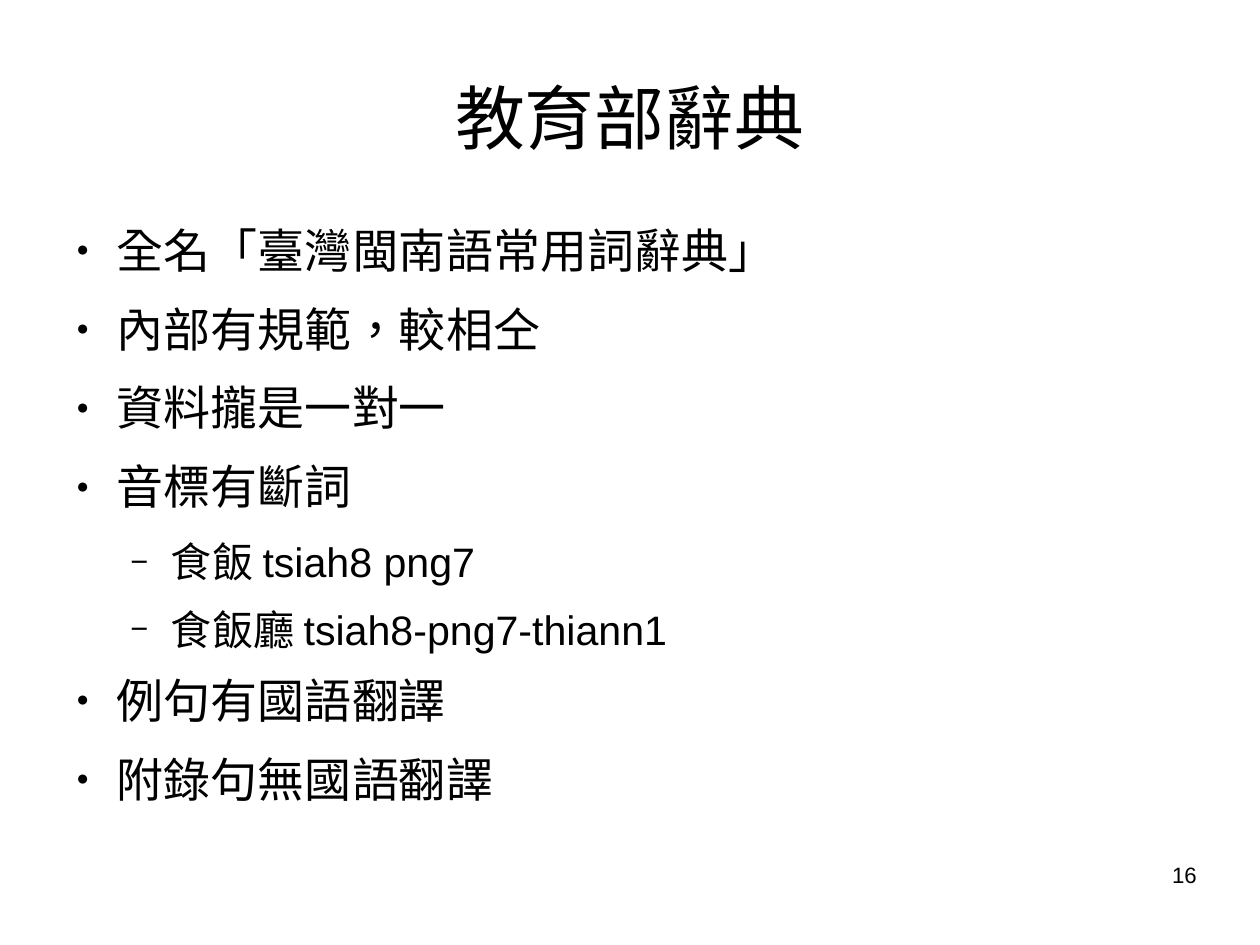
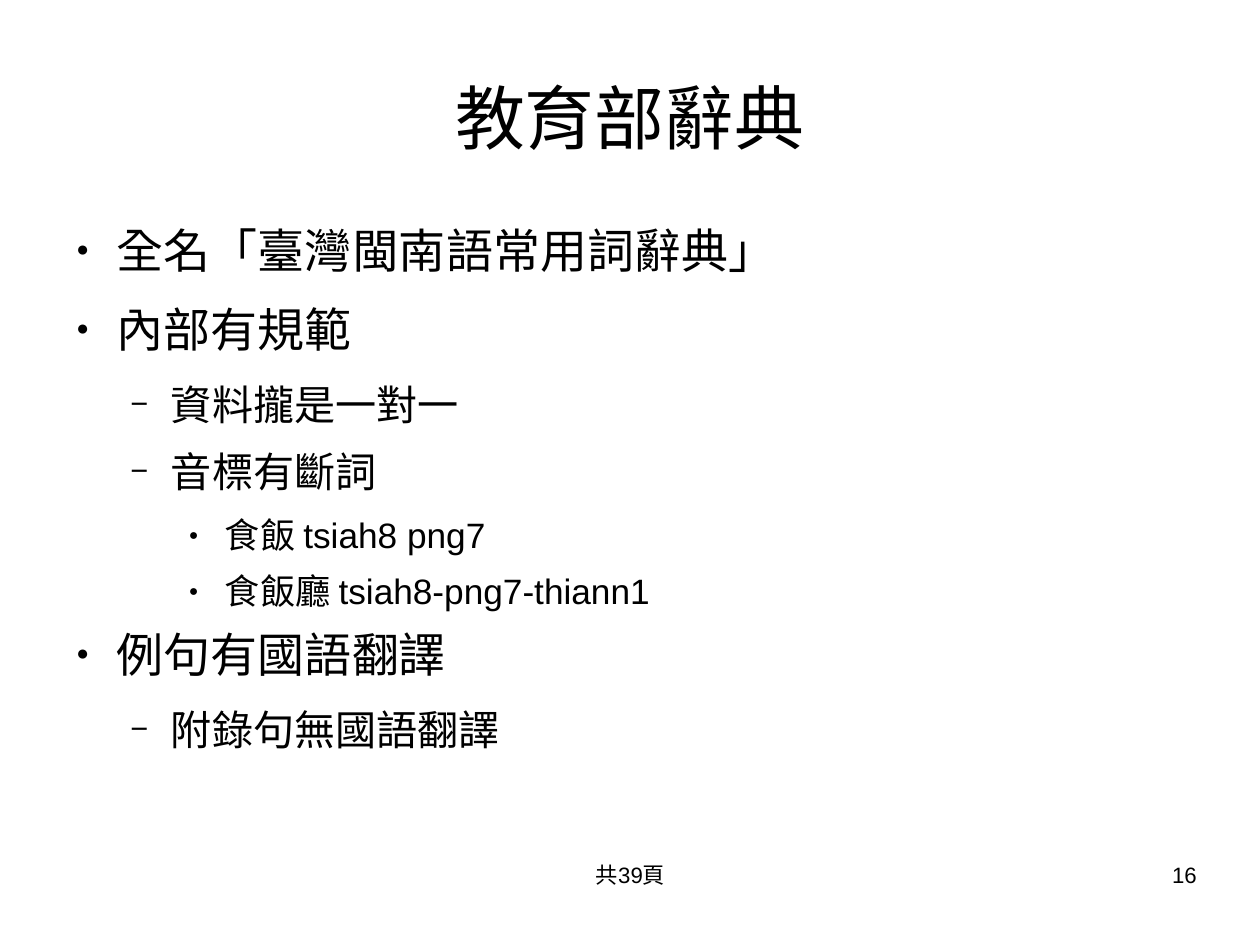
Before and after one commit to sih4sing5hong5/po3-ko3_tau5-iann2-phinn3, a slide deck: slide 16 of 翻譯報告.odp. Drawn at 1260x945 pixels with LibreOffice and Linux fonts; fonts in the diff are those of the drawing. Boxes give left, top, right and bottom in pixels: in the first picture for what was removed or moved away, otherwise in the second. Text is boxed around its words. In the diff, an @@ line names an element or a change of style, - is before the commit and + after.

```diff
--- a/翻譯報告.odp
+++ b/翻譯報告.odp
@@ text at bbox=[117, 307, 352, 351]: text changed @@
-● 內部有規範，較相仝
+● 內部有規範
@@ text at bbox=[171, 385, 650, 749]: size 29.6 to 25.9 pt in "資料攏是一對一", "音標有斷詞", "附錄句無國語翻譯"; size 25.9 to 22.2 pt in "食飯 tsiah8 png7", "食飯廳 tsiah8-png7-thiann1"; bullet ● to −; list level 1 to 2 in "資料攏是一對一"; list level 1 to 2 in "音標有斷詞"; bullet − to ●; list level 2 to 3 in "食飯 tsiah8 png7"; list level 2 to 3 in "食飯廳 tsiah8-png7-thiann1"; list level 1 to 2 in "附錄句無國語翻譯" @@
@@ text added at bbox=[596, 864, 665, 885], 14 pt, text #000000 @@
+共39頁
```
Also in this commit, not shown: 67 other slides changed, 4 slides added.
